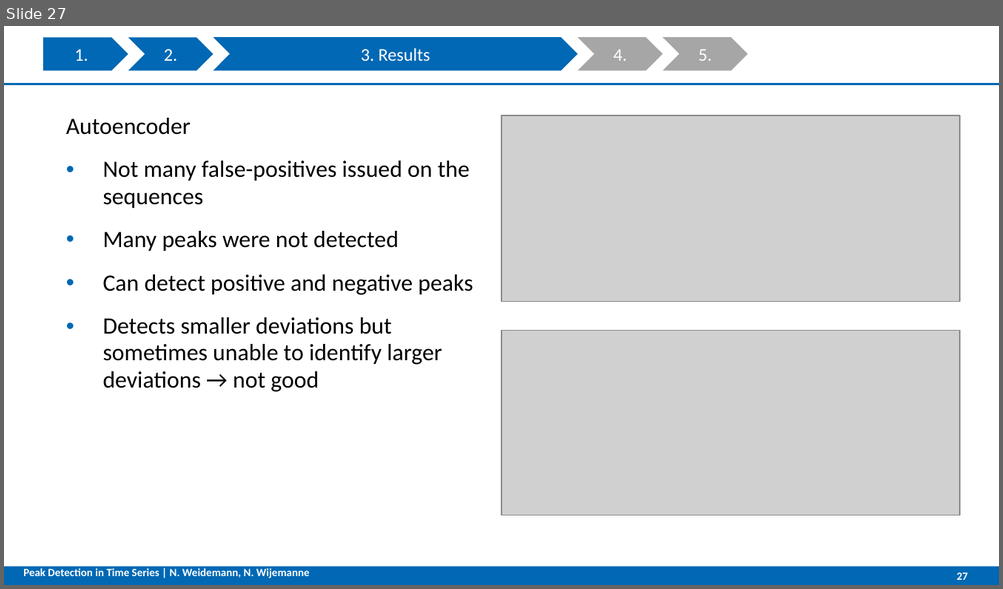
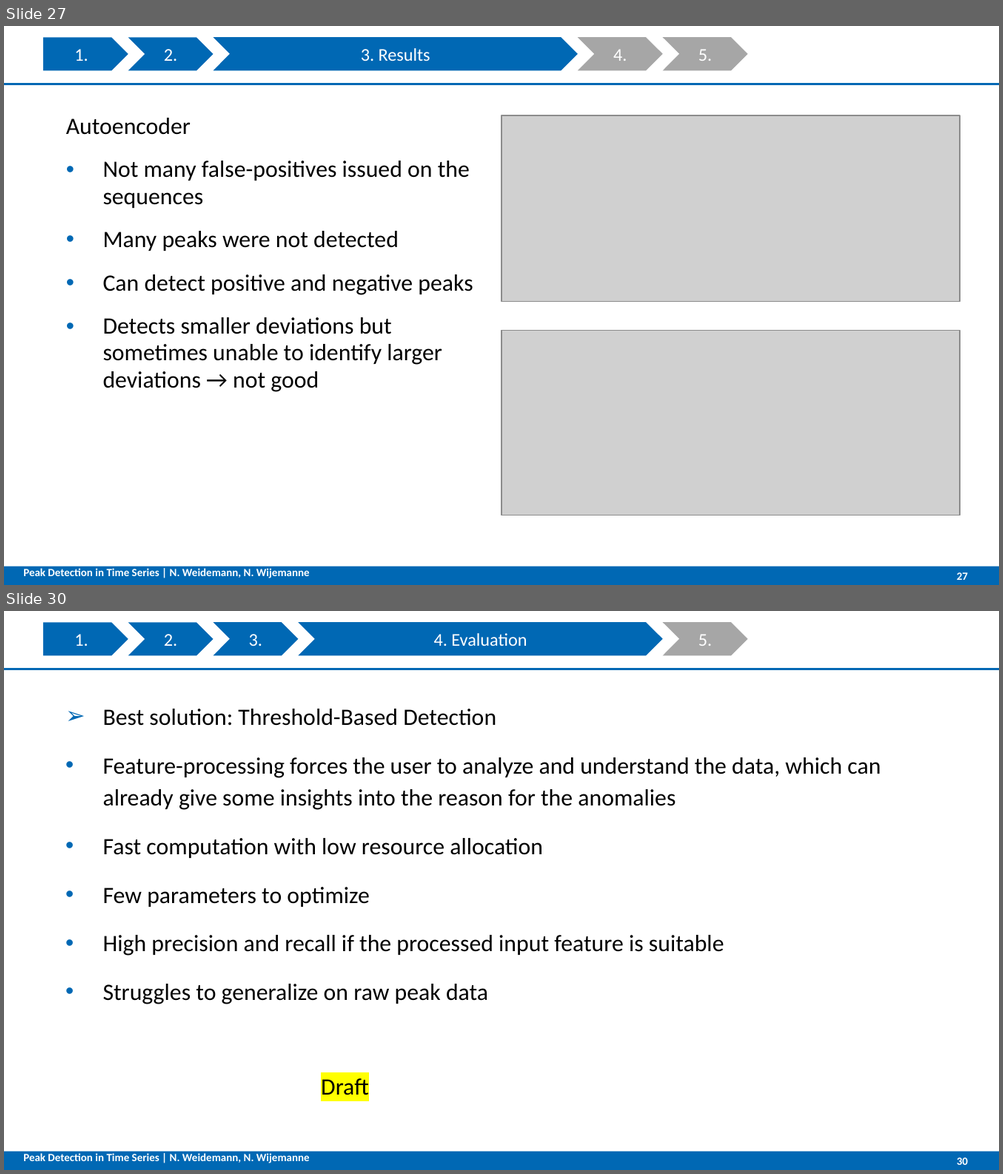
Before and after one commit to NatDharindri/AMSGroup2, a slide deck: Final presentation V2.pptx. Shown one above the other, each under a label of ours: slide 27 before the commit, slides 27 and 30 after it; the slides between them are not shown. The pictures are 1003x589 and 1003x1174 pixels, drawn with LibreOffice and Linux fonts; fonts in the diff are those of the drawing; grey boxes stand for pictures; background and template pictures are left out. Boxes give left, top, right and bottom in pixels: in the first picture for what was removed or moved away, otherwise in the second. Text is boxed around its words. In the diff, an @@ line names an element or a change of style, - is before the commit and + after.

```diff
--- a/Final presentation V2.pptx
+++ b/Final presentation V2.pptx
@@ slide 30 added at (4,611,999,1170), background #FFFFFF; not listed: 2 template elements that a slide beside it also shows @@
@@ group added at (42,622,747,655): 4 chevrons, 1 pentagon arrow @@
+1.
+2.
+3.
+4. Evaluation
+5.
@@ text added at (103,709,880,1005), 17 pt, text #000000 @@
+➢ Best solution: Threshold-Based Detection
+• Feature-processing forces the user to analyze and understand the data, which can already give some insights into the reason for the anomalies
+• Fast computation with low resource allocation
+• Few parameters to optimize
+• High precision and recall if the processed input feature is suitable
+• Struggles to generalize on raw peak data
@@ text added at (321,1079,369,1096), 17 pt, text #000000 @@
+Draft
@@ text added at (23,1153,310,1164), 8 pt, text #FFFFFF, bold @@
+Peak Detection in Time Series | N. Weidemann, N. Wijemanne
@@ page number added at (956,1158,967,1165), 8 pt, text #FFFFFF, bold @@
+30
```
Also in this commit, not shown: 8 slides changed.
